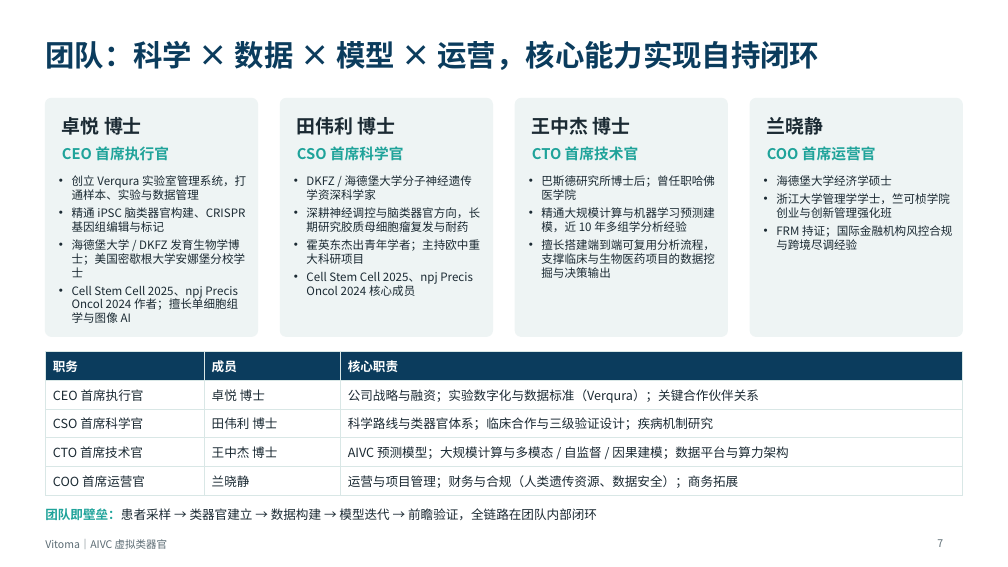
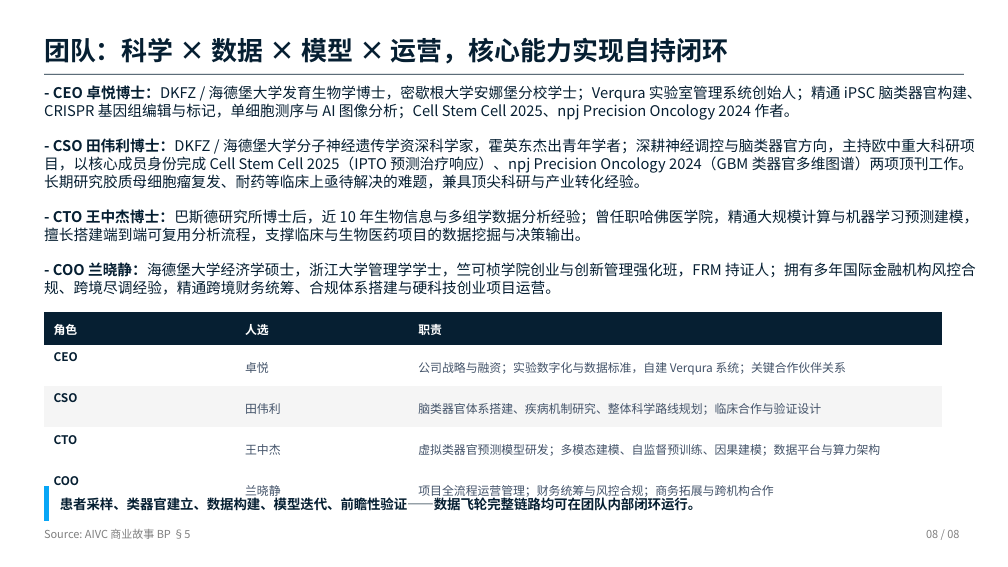
Before and after one commit to Milkar/businessPlan, a slide deck: slide 8 of slides/Vitoma_BP_part1_team.pptx (slide 7 before the commit). Drawn at 1008x567 pixels with LibreOffice and Linux fonts; fonts in the diff are those of the drawing. Boxes give left, top, right and bottom in pixels: in the first picture for what was removed or moved away, otherwise in the second. Text is boxed around its words. In the diff, an @@ line names an element or a change of style, - is before the commit and + after.

```diff
--- a/slides/Vitoma_BP_part1_team.pptx
+++ b/slides/Vitoma_BP_part1_team.pptx
@@ text "团队：科学 × 数据 × 模型 ..." at [44,37,728,64]: size 28 to 24.8 pt, text colour #0B3C5D to #061F32; vertical alignment middle to top @@
@@ rectangle added at [44,74,964,75], fill #061F32 @@
@@ text added at [44,85,982,295], 14 pt, text #061F32 @@
+- CEO 卓悦博士：DKFZ / 海德堡大学发育生物学博士，密歇根大学安娜堡分校学士；Verqura 实验室管理系统创始人；精通 iPSC 脑类器官构建、CRISPR 基因组编辑与标记，单细胞测序与 AI 图像分析；Cell Stem Cell 2025、npj Precision Oncology 2024 作者。
+- CSO 田伟利博士：DKFZ / 海德堡大学分子神经遗传学资深科学家，霍英东杰出青年学者；深耕神经调控与脑类器官方向，主持欧中重大科研项目，以核心成员身份完成 Cell Stem Cell 2025（IPTO 预测治疗响应）、npj Precision Oncology 2024（GBM 类器官多维图谱）两项顶刊工作。长期研究胶质母细胞瘤复发、耐药等临床上亟待解决的难题，兼具顶尖科研与产业转化经验。
+- CTO 王中杰博士：巴斯德研究所博士后，近 10 年生物信息与多组学数据分析经验；曾任职哈佛医学院，精通大规模计算与机器学习预测建模，擅长搭建端到端可复用分析流程，支撑临床与生物医药项目的数据挖掘与决策输出。
+- COO 兰晓静：海德堡大学经济学硕士，浙江大学管理学学士，竺可桢学院创业与创新管理强化班，FRM 持证人；拥有多年国际金融机构风控合规、跨境尽调经验，精通跨境财务统筹、合规体系搭建与硬科技创业项目运营。
@@ rounded rectangle removed at [45,98,258,337] @@
@@ text removed at [62,117,142,135] @@
-卓悦 博士
@@ rounded rectangle removed at [281,98,493,337] @@
@@ text removed at [297,117,396,135] @@
-田伟利 博士
@@ rounded rectangle removed at [516,98,728,337] @@
@@ text removed at [532,117,631,135] @@
-王中杰 博士
@@ rounded rectangle removed at [750,98,963,337] @@
@@ text removed at [767,117,824,135] @@
-兰晓静
@@ text removed at [62,146,169,161] @@
-CEO 首席执行官
@@ text removed at [297,146,404,161] @@
-CSO 首席科学官
@@ text removed at [532,146,639,161] @@
-CTO 首席技术官
@@ text removed at [767,146,876,160] @@
-COO 首席运营官
@@ text removed at [72,175,246,323] @@
-• 创立 Verqura 实验室管理系统，打通样本、实验与数据管理
-• 精通 iPSC 脑类器官构建、CRISPR 基因组编辑与标记
-• 海德堡大学 / DKFZ 发育生物学博士；美国密歇根大学安娜堡分校学士
-• Cell Stem Cell 2025、npj Precis Oncol 2024 作者；擅长单细胞组学与图像 AI
@@ text removed at [306,175,480,296] @@
-• DKFZ / 海德堡大学分子神经遗传学资深科学家
-• 深耕神经调控与脑类器官方向，长期研究胶质母细胞瘤复发与耐药
-• 霍英东杰出青年学者；主持欧中重大科研项目
-• Cell Stem Cell 2025、npj Precis Oncol 2024 核心成员
@@ text removed at [541,175,715,278] @@
-• 巴斯德研究所博士后；曾任职哈佛医学院
-• 精通大规模计算与机器学习预测建模，近 10 年多组学分析经验
-• 擅长搭建端到端可复用分析流程，支撑临床与生物医药项目的数据挖掘与决策输出
@@ text removed at [776,175,952,250] @@
-• 海德堡大学经济学硕士
-• 浙江大学管理学学士，竺可桢学院创业与创新管理强化班
-• FRM 持证；国际金融机构风控合规与跨境尽调经验
@@ table at [44,312,941,503] @@
-row 1: 职务 | 成员 | 核心职责
+row 1: 角色 | 人选 | 职责
-row 2: CEO 首席执行官 | 卓悦 博士 | 公司战略与融资；实验数字化与数据标准（Verqura）；关键合作伙伴关系
+row 2: CEO | 卓悦 | 公司战略与融资；实验数字化与数据标准，自建 Verqura 系统；关键合作伙伴关系
-row 3: CSO 首席科学官 | 田伟利 博士 | 科学路线与类器官体系；临床合作与三级验证设计；疾病机制研究
+row 3: CSO | 田伟利 | 脑类器官体系搭建、疾病机制研究、整体科学路线规划；临床合作与验证设计
-row 4: CTO 首席技术官 | 王中杰 博士 | AIVC 预测模型；大规模计算与多模态 / 自监督 / 因果建模；数据平台与算力架构
+row 4: CTO | 王中杰 | 虚拟类器官预测模型研发；多模态建模、自监督预训练、因果建模；数据平台与算力架构
-row 5, column 1: COO 首席运营官
+row 5, column 1: COO
-row 5, column 3: 运营与项目管理；财务与合规（人类遗传资源、数据安全）；商务拓展
+row 5, column 3: 项目全流程运营管理；财务统筹与风控合规；商务拓展与跨机构合作
@@ fill #0B3C5D to #061F32 in row 1 @@
@@ fill #FFFFFF to none in 9 cells @@
@@ fill #FFFFFF to #F5F5F5 in row 3 @@
@@ size 12 to 11.2 pt, text colour #1B2A33 to #44546A in "兰晓静" @@
@@ indent changed @@
@@ line spacing 1 to 1.2 @@
@@ borders changed @@
@@ table: place and size @@
-table at [45,352,963,492]
+table at [44,312,941,503]
@@ freeform shape added at [44,486,964,521], fill #08A6F6 @@
@@ text at [60,495,701,511]: text changed; size 12 to 12.8 pt; text colour #1B2A33 to #061F32; bold on @@
-团队即壁垒：患者采样 → 类器官建立 → 数据构建 → 模型迭代 → 前瞻验证，全链路在团队内部闭环
+患者采样、类器官建立、数据构建、模型迭代、前瞻性验证——数据飞轮完整链路均可在团队内部闭环运行。
@@ text "患者采样、类器官建立、数据构建、模型迭代、前瞻性验证——数据飞轮完整链路均可在团队内部闭环运行。" at [60,495,701,511]: vertical alignment middle to top @@
@@ text added at [44,529,190,539], 10.5 pt, text #808080 @@
+Source: AIVC 商业故事 BP §5
@@ text removed at [45,539,167,549] @@
-Vitoma｜AIVC 虚拟类器官
@@ text added at [926,530,959,538], 10.5 pt, text #808080 @@
+08 / 08
@@ page number removed at [937,539,943,547] @@
-7
```
Also in this commit, not shown: 6 other slides changed, 1 slide added, 6 other files.
